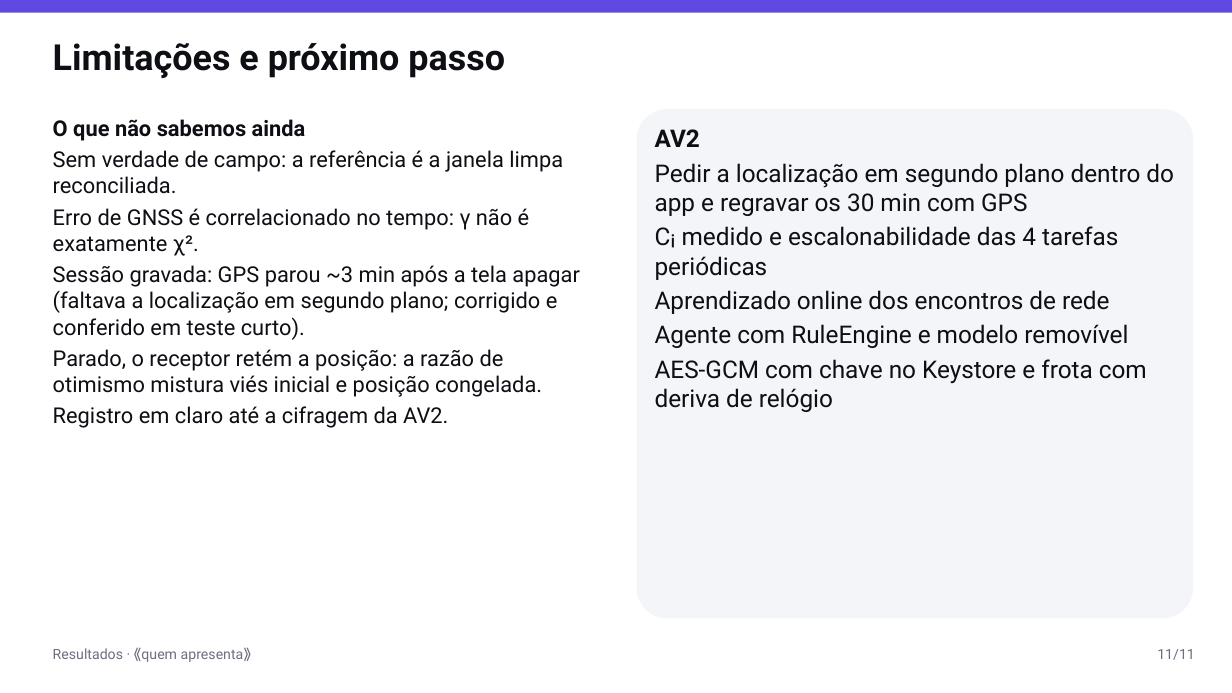
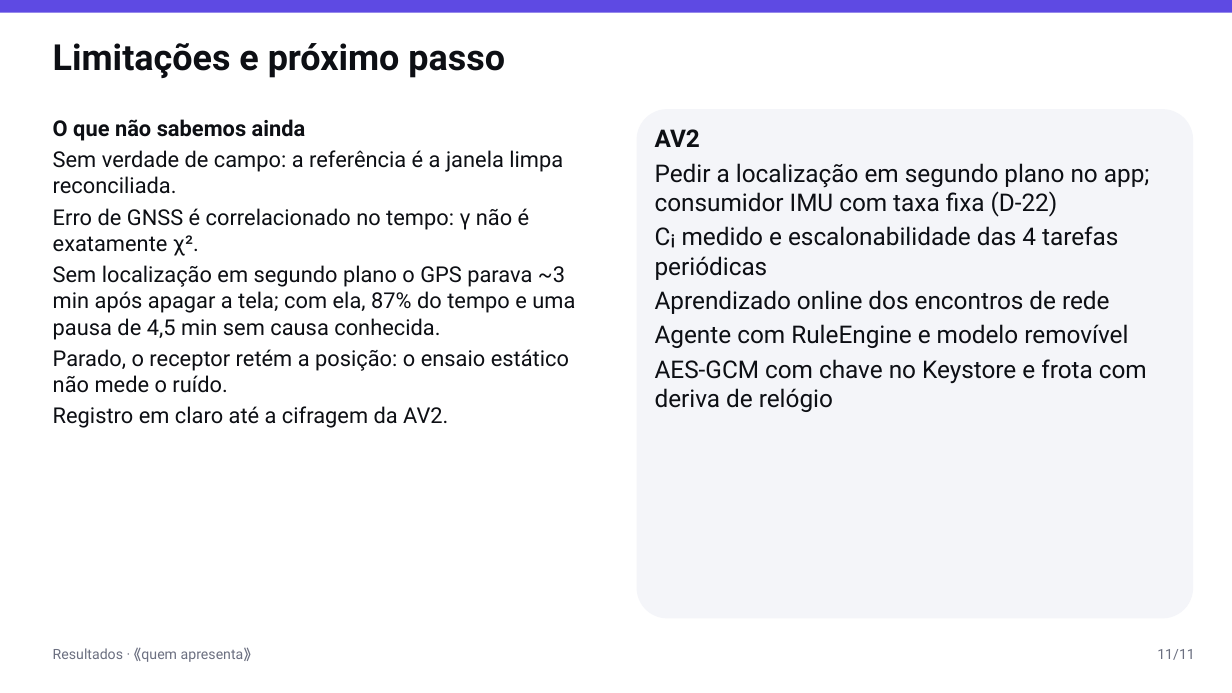
Before and after one commit to AlphaFNTZ/rastro, a slide deck: slide 11 of docs/presentations/apresentacao_I_AV1.pptx. Drawn at 1232x693 pixels with LibreOffice and Linux fonts; fonts in the diff are those of the drawing. Boxes give left, top, right and bottom in pixels: in the first picture for what was removed or moved away, otherwise in the second. Text is boxed around its words. In the diff, an @@ line names an element or a change of style, - is before the commit and + after.

```diff
--- a/docs/presentations/apresentacao_I_AV1.pptx
+++ b/docs/presentations/apresentacao_I_AV1.pptx
@@ text in rounded rectangle at (655, 163, 1150, 217): text changed @@
-Pedir a localização em segundo plano dentro do app e regravar os 30 min com GPS
+Pedir a localização em segundo plano no app; consumidor IMU com taxa fixa (D-22)
@@ text at (53, 265, 575, 393): text changed @@
-Sessão gravada: GPS parou ~3 min após a tela apagar (faltava a localização em segundo plano; corrigido e conferido em teste curto).
-Parado, o receptor retém a posição: a razão de otimismo mistura viés inicial e posição congelada.
+Sem localização em segundo plano o GPS parava ~3 min após apagar a tela; com ela, 87% do tempo e uma pausa de 4,5 min sem causa conhecida.
+Parado, o receptor retém a posição: o ensaio estático não mede o ruído.
```
Also in this commit, not shown: 1 other slide changed, 6 other files.
